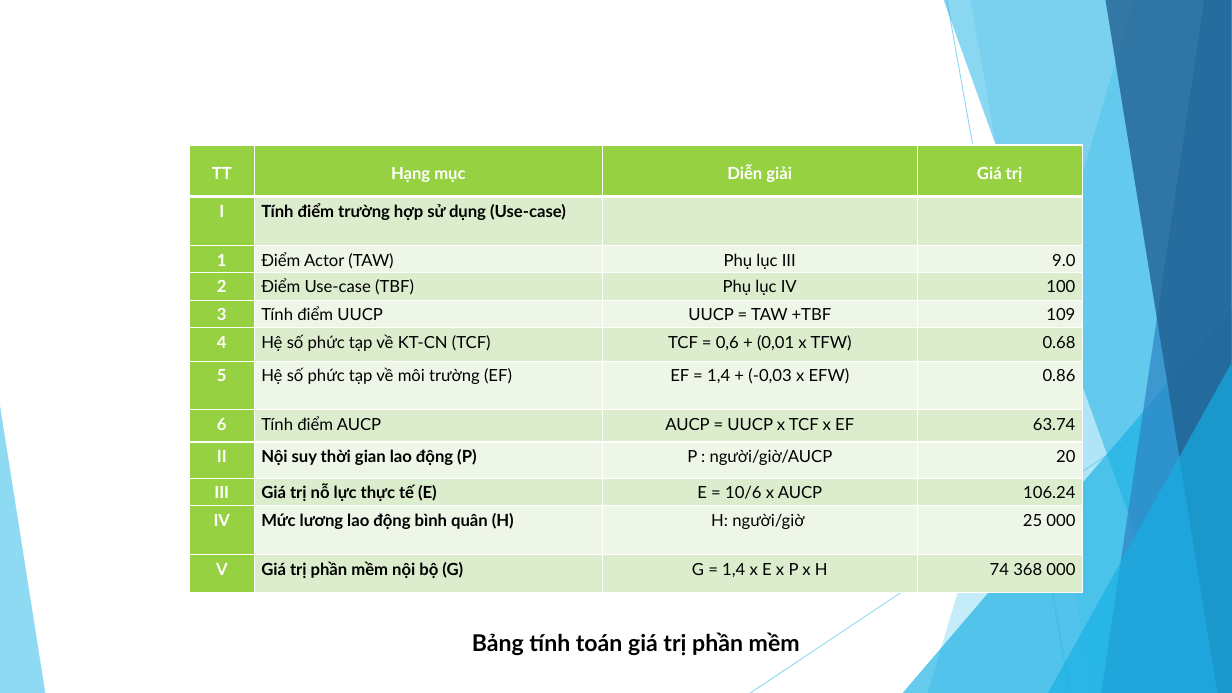
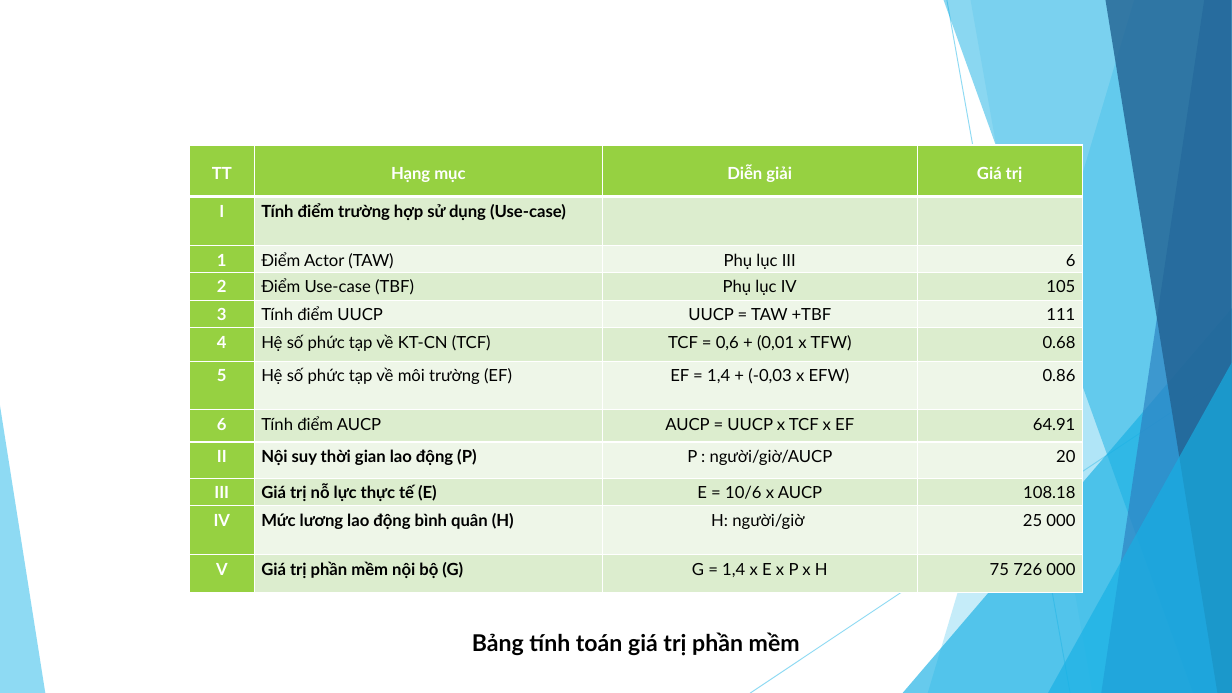
Before and after one commit to Project-Manager-Subject/ecom-shop, a slide deck: slide 22 of blog/docs/webiste_maytinh.pptx. Drawn at 1232x693 pixels with LibreOffice and Linux fonts; fonts in the diff are those of the drawing. Boxes give left, top, right and bottom in pixels: in the first picture for what was removed or moved away, otherwise in the second. Text is boxed around its words. In the diff, an @@ line names an element or a change of style, - is before the commit and + after.

```diff
--- a/blog/docs/webiste_maytinh.pptx
+++ b/blog/docs/webiste_maytinh.pptx
@@ table at (x1=189, y1=145, x2=1084, y2=592) @@
-row 3, column 4: 9.0
+row 3, column 4: 6
-row 4, column 4: 100
+row 4, column 4: 105
-row 5, column 4: 109
+row 5, column 4: 111
-row 8, column 4: 63.74
+row 8, column 4: 64.91
-row 10, column 4: 106.24
+row 10, column 4: 108.18
-row 12, column 4: 74 368 000
+row 12, column 4: 75 726 000
```
Also in this commit, not shown: 17 other slides changed, 13 slides added, 17 slides removed, 1 other file.
